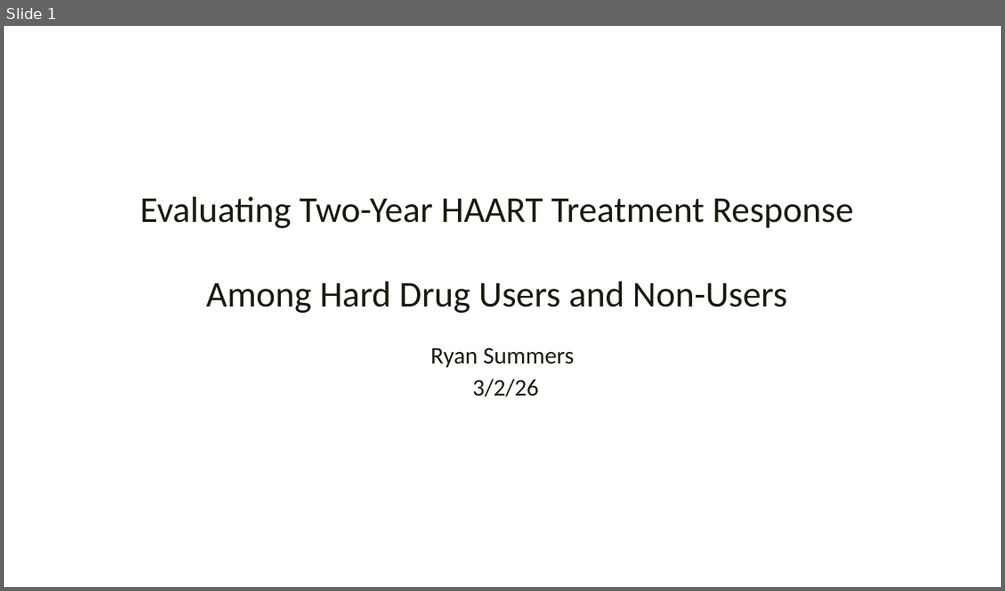
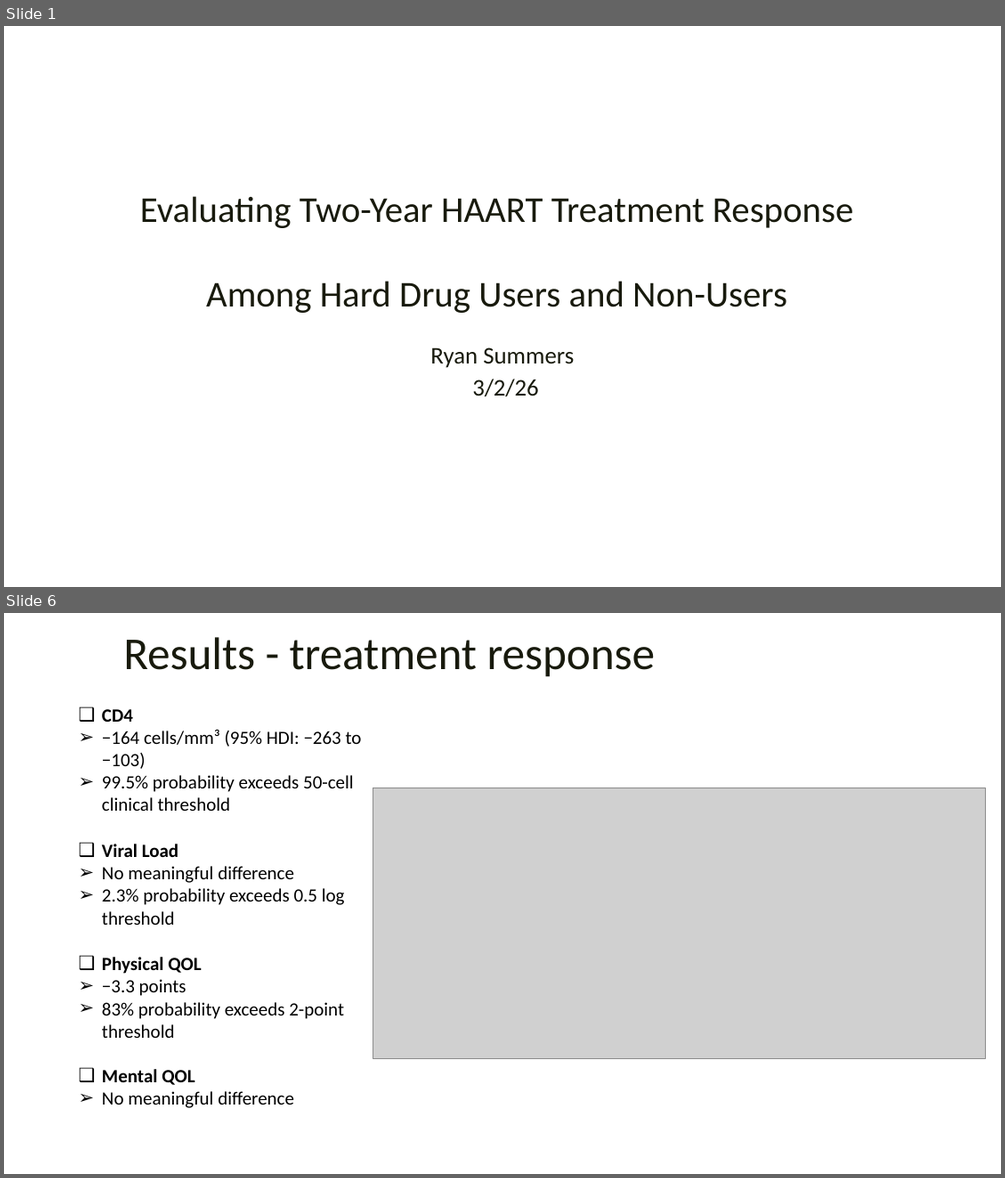
Before and after one commit to rysummers/BIOS6624-Class, a slide deck: Project1/Reports/Project1_Presentation_summers.pptx. Shown one above the other, each under a label of ours: slide 1 before the commit, slides 1 and 6 after it; the slides between them are not shown. The pictures are 1005x591 and 1005x1178 pixels, drawn with LibreOffice and Linux fonts; fonts in the diff are those of the drawing; grey boxes stand for pictures; background and template pictures are left out. Boxes give left, top, right and bottom in pixels: in the first picture for what was removed or moved away, otherwise in the second. Text is boxed around its words. In the diff, an @@ line names an element or a change of style, - is before the commit and + after.

```diff
--- a/Project1/Reports/Project1_Presentation_summers.pptx
+++ b/Project1/Reports/Project1_Presentation_summers.pptx
@@ slide 6 added at (4, 613, 1001, 1174), background picture (left out) @@
@@ text added at (123, 637, 655, 677), 44 pt, text #181A0D @@
+Results - treatment response
@@ text added at (102, 709, 362, 1108), 18 pt, text #000000 @@
+❑ CD4
+➢ −164 cells/mm³ (95% HDI: −263 to −103)
+➢ 99.5% probability exceeds 50-cell clinical threshold
+❑ Viral Load
+➢ No meaningful difference
+➢ 2.3% probability exceeds 0.5 log threshold
+❑ Physical QOL
+➢ −3.3 points
+➢ 83% probability exceeds 2-point threshold
+❑ Mental QOL
+➢ No meaningful difference
@@ picture added at (372, 787, 985, 1058) @@
```
Also in this commit, not shown: 4 slides changed, 2 other slides added, 2 slides removed, 11 other files.
